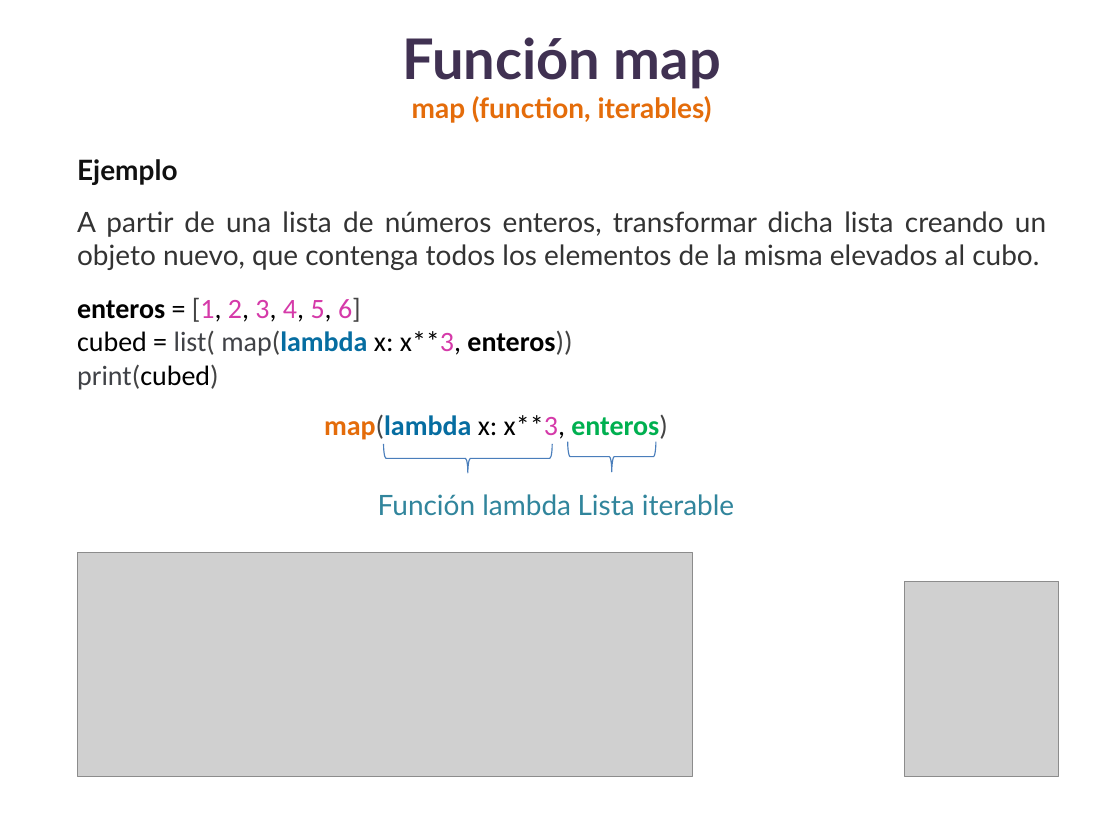
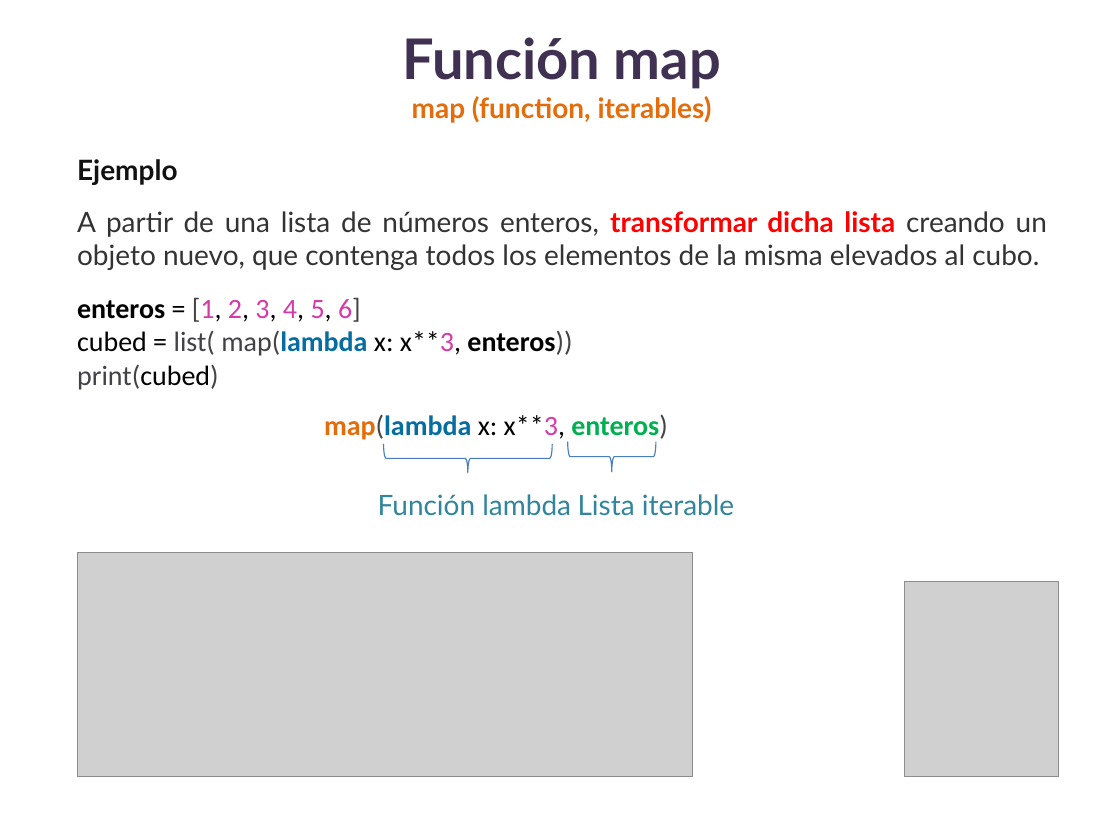
Before and after one commit to lizetheP/Analitica, a slide deck: slide 8 of CalendarioAgo2022/presentaciones/11_FuncionesOrdenSuperior.pptx. Drawn at 1120x840 pixels with LibreOffice and Linux fonts; fonts in the diff are those of the drawing; grey boxes stand for pictures. Boxes give left, top, right and bottom in pixels: in the first picture for what was removed or moved away, otherwise in the second. Text is boxed around its words. In the diff, an @@ line names an element or a change of style, - is before the commit and + after.

```diff
--- a/CalendarioAgo2022/presentaciones/11_FuncionesOrdenSuperior.pptx
+++ b/CalendarioAgo2022/presentaciones/11_FuncionesOrdenSuperior.pptx
@@ text at box(77, 211, 1047, 270): text colour #333333 to #FF0000, bold on in "transformar dicha lista" @@
```
Also in this commit, not shown: 4 other slides changed, 4 slides added, 14 other files.
